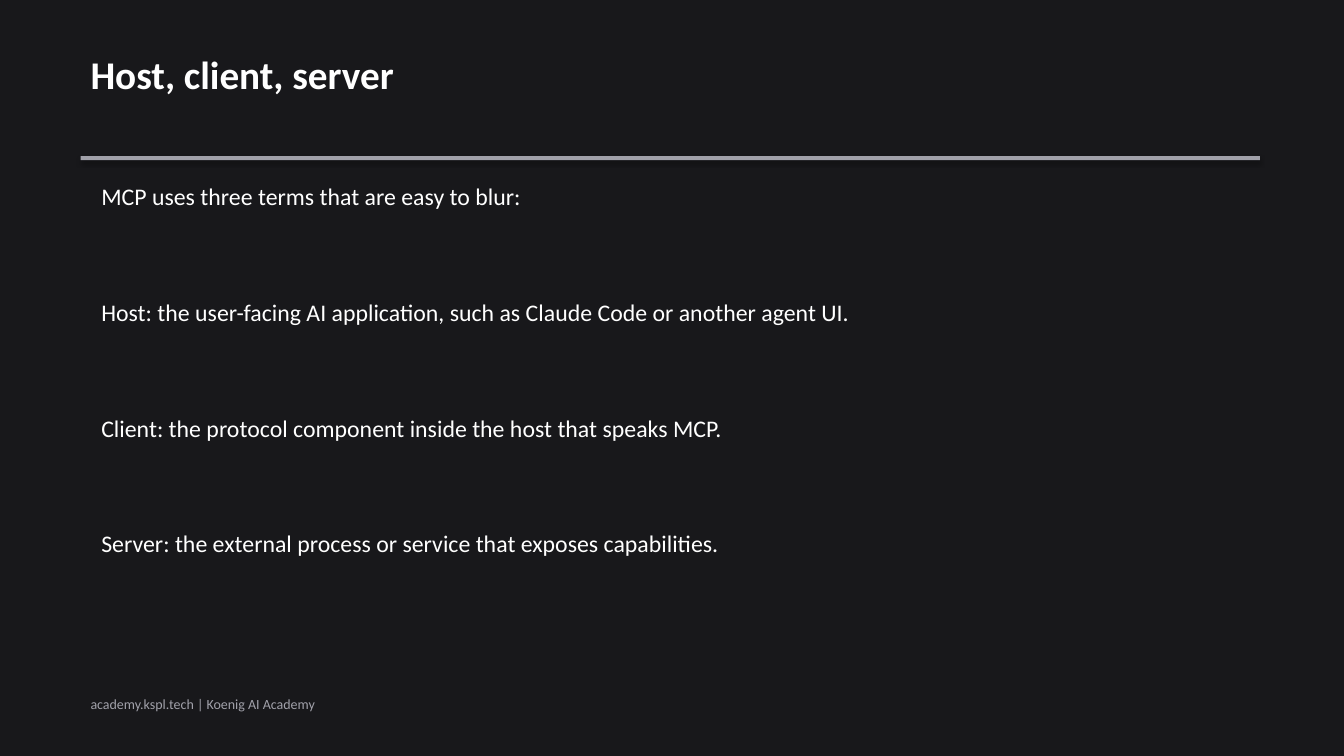
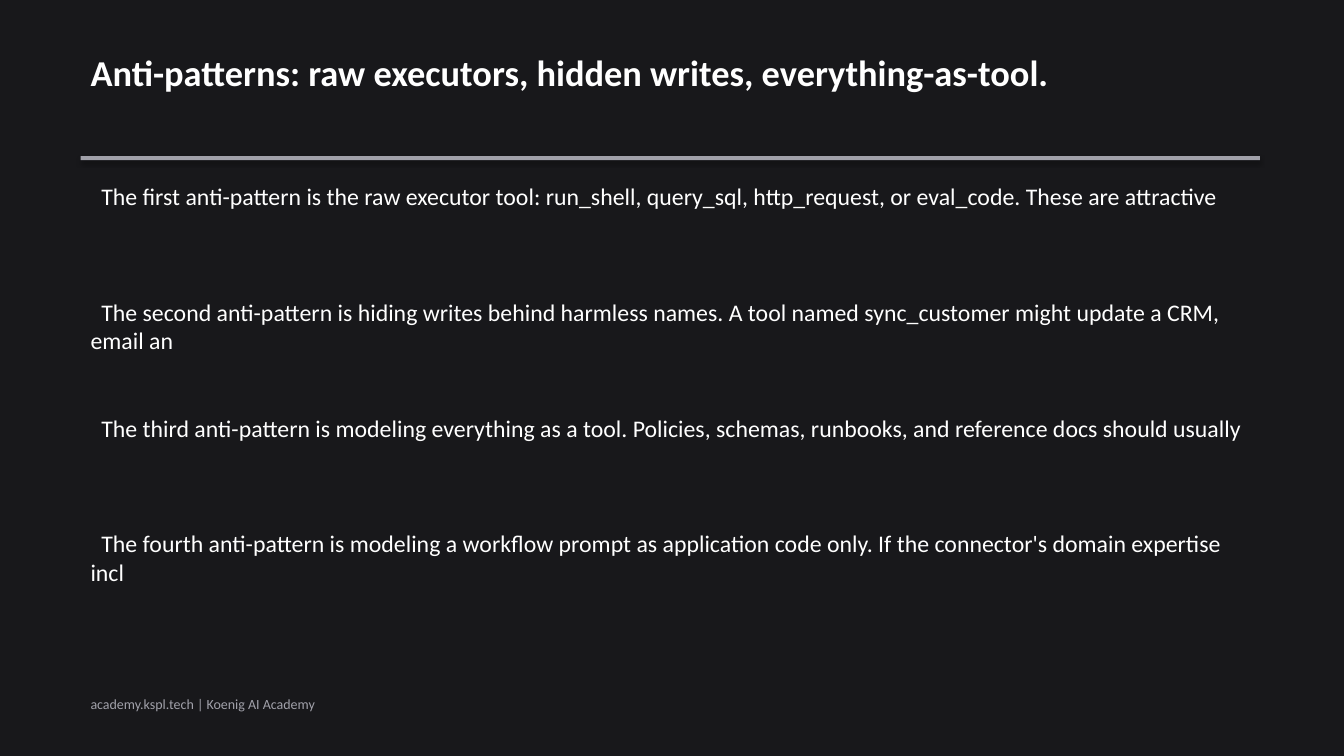
Before and after one commit to Koenig-Solutions-Private-Limited/koenig-ai-org, a slide deck: slide 4 of vault/courses/claude-tool-use-from-zero/ch02-slides.pptx. Drawn at 1344x756 pixels with LibreOffice and Linux fonts; fonts in the diff are those of the drawing. Boxes give left, top, right and bottom in pixels: in the first picture for what was removed or moved away, otherwise in the second. Text is boxed around its words. In the diff, an @@ line names an element or a change of style, - is before the commit and + after.

```diff
--- a/vault/courses/claude-tool-use-from-zero/ch02-slides.pptx
+++ b/vault/courses/claude-tool-use-from-zero/ch02-slides.pptx
@@ text at <box>91,60,1048,92</box>: text changed; size 28 to 26 pt @@
-Host, client, server
+Anti-patterns: raw executors, hidden writes, everything-as-tool.
@@ text at <box>101,188,1216,209</box>: text changed @@
-MCP uses three terms that are easy to blur:
+The first anti-pattern is the raw executor tool: run_shell, query_sql, http_request, or eval_code. These are attractive
@@ text at <box>91,304,1219,349</box>: text changed @@
-Host: the user-facing AI application, such as Claude Code or another agent UI.
+The second anti-pattern is hiding writes behind harmless names. A tool named sync_customer might update a CRM, email an
@@ text at <box>101,420,1240,441</box>: text changed @@
-Client: the protocol component inside the host that speaks MCP.
+The third anti-pattern is modeling everything as a tool. Policies, schemas, runbooks, and reference docs should usually
@@ text at <box>91,535,1220,581</box>: text changed @@
-Server: the external process or service that exposes capabilities.
+The fourth anti-pattern is modeling a workflow prompt as application code only. If the connector's domain expertise incl
```
Also in this commit, not shown: 4 other slides changed, 2 slides added, 2 slides removed, 1 other file.
